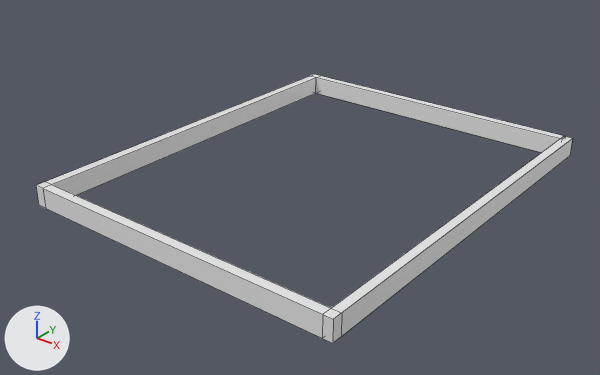
A saved change to the OBJ model data/models/polymesh/polymesh-763776444039001202.obj.
One viewpoint serves both versions: a camera (50 mm lens) standing at (28.8, -78.8, 34.2) and looking at (-16.0, -22.8, -0.5). Every picture has the same lights, and +X, +Y and +Z are marked at lower left. Mesh edges are drawn as thin lines. Where no turn or scale is listed for an object, it has been applied to the vertices.

The first picture shows 'polymesh-763776444039001202'.
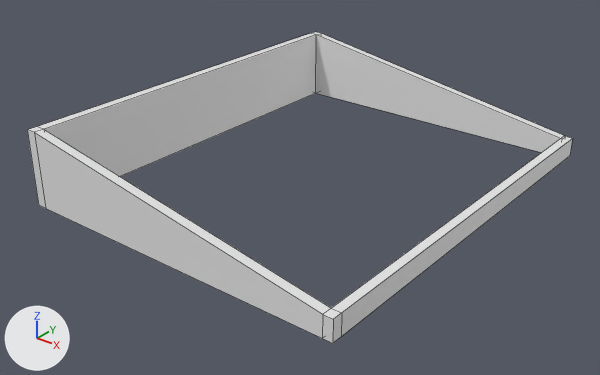
The change, as a list of edits to the scene's bpy script:
```text
Change me_polymesh_763776444039001202:
    where me_polymesh_763776444039001202.from_pydata(...)  # 32 vertices, 30 faces; spans x -32.3..1.2, y -40.7..0.5, z -0.5..1.5
    used by ob_polymesh_763776444039001202; location = (0.0, 0.0, 0.0)
    before: 3 (-31.3, -0.5, 1.5) at pixel (316, 77), 7 (-31.3, 0.5, 1.5) at pixel (320, 75), 8 (-32.3, -0.5, 1.5) at pixel (309, 76), 10 (-32.3, 0.5, 1.5) at pixel (314, 74), 12 (-31.3, -39.7, 1.5) at pixel (51, 184)
    before: 14 (-32.3, -39.7, 1.5) at pixel (44, 181), 16 (-31.3, -40.7, 1.5) at pixel (42, 188), 18 (-32.3, -40.7, 1.5) at pixel (35, 185)
    me_polymesh_763776444039001202 part 1
    add for i in [3, 7, 8, 10, 12, 14, 16, 18]: me_polymesh_763776444039001202.vertices[i].co += Vector((0.0, 0.0, 5.4))
```

Pixel boxes (x1, y1, x2, y2) of what changed, in the pictures (600 x 375 px; the box of a moved part takes in the faces that stretch with it):
'polymesh-763776444039001202', reshaped (16% taller)
    before: (36, 74, 573, 343)
    after: (27, 32, 573, 343)
part 1 of me_polymesh_763776444039001202, moved or reshaped
    before: (36, 74, 565, 317)
    after: (27, 32, 566, 317)
